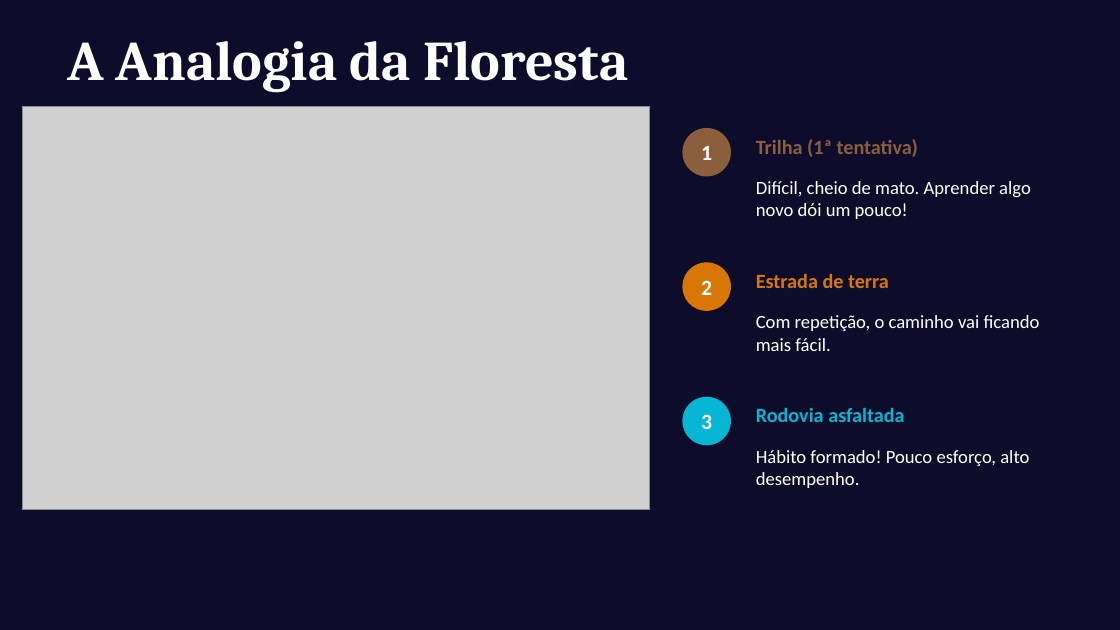
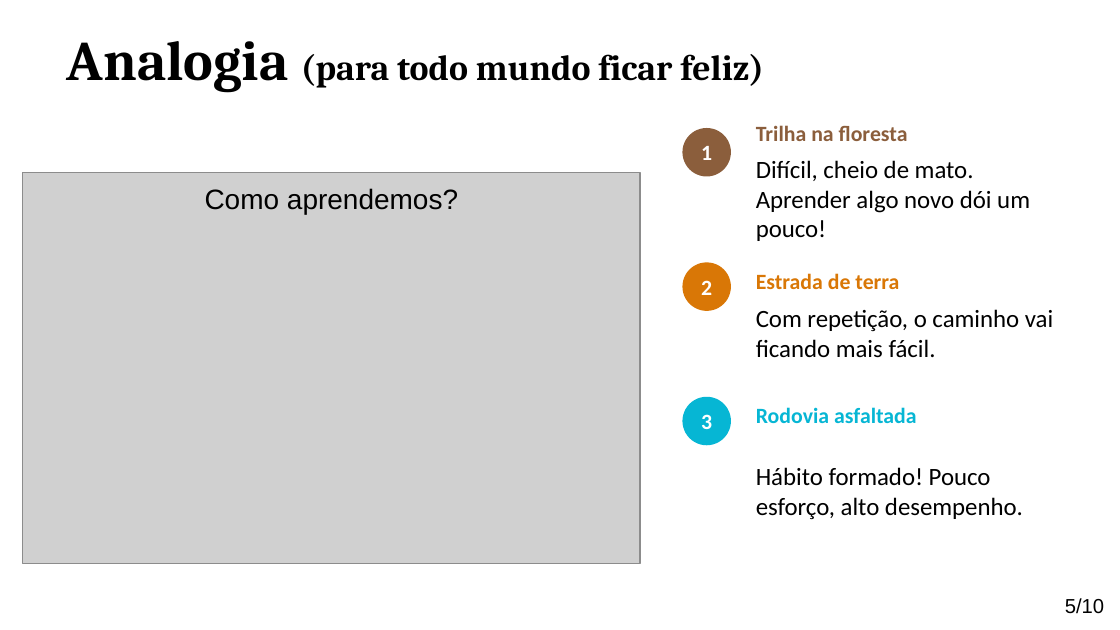
Before and after one commit to rjhalmeman/projeto-integrador-2026, a slide deck: slide 5 of 2-bimestre/2026-06-23-neuroplaticidade/neuroplasticidade_claro.odp (slide 4 before the commit). Drawn at 1120x630 pixels with LibreOffice and Linux fonts; fonts in the diff are those of the drawing; grey boxes stand for pictures. Boxes give left, top, right and bottom in pixels: in the first picture for what was removed or moved away, otherwise in the second. Text is boxed around its words. In the diff, an @@ line names an element or a change of style, - is before the commit and + after.

```diff
--- a/2-bimestre/2026-06-23-neuroplaticidade/neuroplasticidade_claro.odp
+++ b/2-bimestre/2026-06-23-neuroplaticidade/neuroplasticidade_claro.odp
@@ background #0D0D2B to #FFFFFF @@
@@ text at bbox=[67, 41, 764, 93]: text changed; size 36 to 23 pt; text colour #FFFFFF to #000000 @@
-A Analogia da Floresta
+Analogia (para todo mundo ficar feliz)
@@ text at bbox=[756, 125, 908, 141]: text changed; size 13 to 14 pt @@
-Trilha (1ª tentativa)
+Trilha na floresta
@@ picture: place and size @@
-picture at bbox=[22, 106, 650, 510]
+picture at bbox=[22, 172, 640, 563]
@@ rectangle "Difícil, cheio de mato. Aprender ...": place and size @@
-rectangle "Difícil, cheio de mato. Aprender ..." at bbox=[756, 181, 1031, 219]
+rectangle "Difícil, cheio de mato. Aprender ..." at bbox=[745, 165, 1081, 232]
@@ rectangle "Difícil, cheio de mato. Aprender ..." at bbox=[745, 165, 1081, 232]: size 12 to 16 pt, text colour #FFFFFF to #000000; fill none to #FFFFFF; outline none to #FFFFFF 0.74 pt @@
@@ text added at bbox=[205, 188, 458, 214], 18 pt, text #000000 @@
+Como aprendemos?
@@ text "Estrada de terra" at bbox=[756, 273, 899, 289]: size 13 to 14 pt @@
@@ text "Com repetição, o caminho vai ..." at bbox=[756, 309, 1053, 358]: size 12 to 16 pt, text colour #FFFFFF to #000000 @@
@@ text "Rodovia asfaltada" at bbox=[756, 407, 917, 423]: size 13 to 14 pt @@
@@ text "Hábito formado! Pouco esforço, alto ..." at bbox=[756, 467, 1023, 520]: size 12 to 16 pt, text colour #FFFFFF to #000000 @@
@@ page number added at bbox=[1065, 598, 1104, 614], 13 pt, text #000000 @@
+5/10
```
Also in this commit, not shown: 8 other slides changed, 1 slide added, 2 other files.
